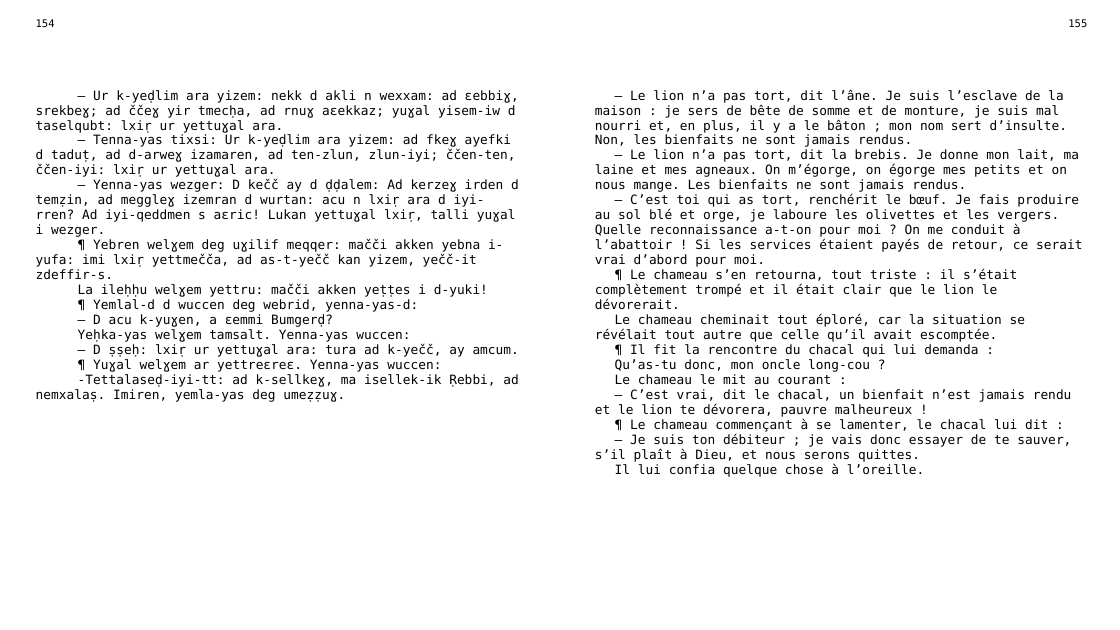
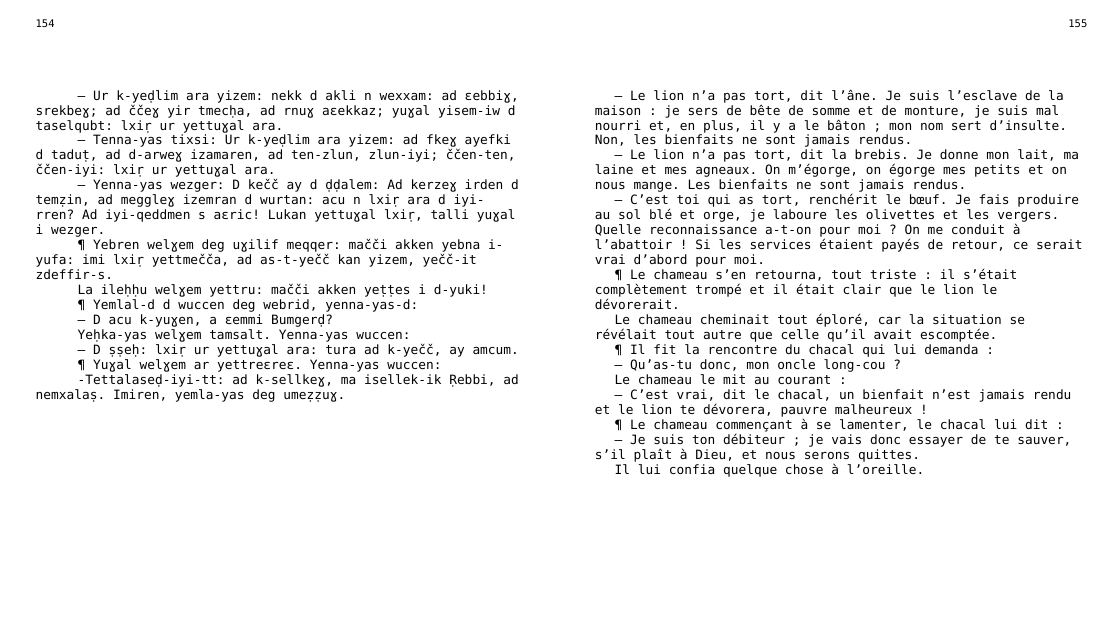
Before and after one commit to sferhah/tamacahut_n_wuccen, a slide deck: slide 75 of Uccen.ConsoleApp/Resources/pptx/uccen.pptx. Drawn at 1120x630 pixels with LibreOffice and Linux fonts; fonts in the diff are those of the drawing. Boxes give left, top, right and bottom in pixels: in the first picture for what was removed or moved away, otherwise in the second. Text is boxed around its words. In the diff, an @@ line names an element or a change of style, - is before the commit and + after.

```diff
--- a/Uccen.ConsoleApp/Resources/pptx/uccen.pptx
+++ b/Uccen.ConsoleApp/Resources/pptx/uccen.pptx
@@ table at <box>27,13,1096,607</box> @@
-row 3, column 3: — Le lion n’a pas tort, dit l’âne. Je suis l’esclave de la maison : je sers de bête de somme et de monture, je suis mal nourri et, en plus, il y a le bâton ; mon nom sert d’insulte. Non, les bienfaits ne sont jamais rendus. / — Le lion n’a pas tort, dit la brebis. Je donne mon lait, ma laine et mes agneaux. On m’égorge, on égorge mes petits et on nous mange. Les bienfaits ne sont jamais rendus. / — C’est toi qui as tort, renchérit le bœuf. Je fais produire au sol blé et orge, je laboure les olivettes et les vergers. Quelle reconnaissance a-t-on pour moi ? On me conduit à l’abattoir ! Si les services étaient payés de retour, ce serait vrai d’abord pour moi. / ¶ Le chameau s’en retourna, tout triste : il s’était complètement trompé et il était clair que le lion le dévorerait. / Le chameau cheminait tout éploré, car la situation se révélait tout autre que celle qu’il avait escomptée. / ¶ Il fit la rencontre du chacal qui lui demanda : / Qu’as-tu donc, mon oncle long-cou ? / Le chameau le mit au courant : / — C’est vrai, dit le chacal, un bienfait n’est jamais rendu et le lion te dévorera, pauvre malheureux ! / ¶ Le chameau commençant à se lamenter, le chacal lui dit : / — Je suis ton débiteur ; je vais donc essayer de te sauver, s’il plaît à Dieu, et nous serons quittes. / Il lui confia quelque chose à l’oreille.
+row 3, column 3: — Le lion n’a pas tort, dit l’âne. Je suis l’esclave de la maison : je sers de bête de somme et de monture, je suis mal nourri et, en plus, il y a le bâton ; mon nom sert d’insulte. Non, les bienfaits ne sont jamais rendus. / — Le lion n’a pas tort, dit la brebis. Je donne mon lait, ma laine et mes agneaux. On m’égorge, on égorge mes petits et on nous mange. Les bienfaits ne sont jamais rendus. / — C’est toi qui as tort, renchérit le bœuf. Je fais produire au sol blé et orge, je laboure les olivettes et les vergers. Quelle reconnaissance a-t-on pour moi ? On me conduit à l’abattoir ! Si les services étaient payés de retour, ce serait vrai d’abord pour moi. / ¶ Le chameau s’en retourna, tout triste : il s’était complètement trompé et il était clair que le lion le dévorerait. / Le chameau cheminait tout éploré, car la situation se révélait tout autre que celle qu’il avait escomptée. / ¶ Il fit la rencontre du chacal qui lui demanda : / — Qu’as-tu donc, mon oncle long-cou ? / Le chameau le mit au courant : / — C’est vrai, dit le chacal, un bienfait n’est jamais rendu et le lion te dévorera, pauvre malheureux ! / ¶ Le chameau commençant à se lamenter, le chacal lui dit : / — Je suis ton débiteur ; je vais donc essayer de te sauver, s’il plaît à Dieu, et nous serons quittes. / Il lui confia quelque chose à l’oreille.
```
Also in this commit, not shown: 27 other slides changed, 1 other file.
